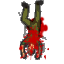
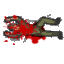
Layered file, before and after one edit (64 x 64). Changes by layer:
painted on "Layer 0" over (3, 14, 49, 60)
painted on "char_terrorist" over (3, 0, 64, 60)
painted on "Layer 1" over (24, 15, 49, 45)
